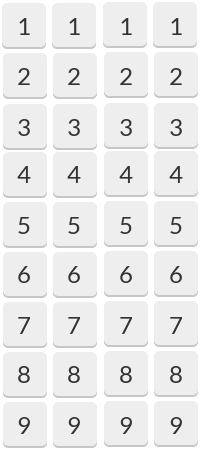
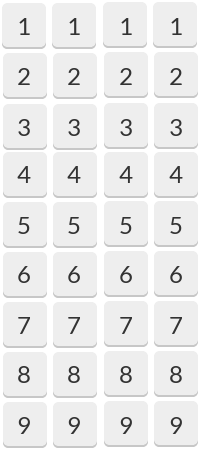
Layers edited between the first and the second 200 x 450 image:
added layer "Pasted Layer #2" above "Pasted Layer #1" over [104, 152, 198, 198]
painted on "Layer copy" over [104, 151, 198, 197]
